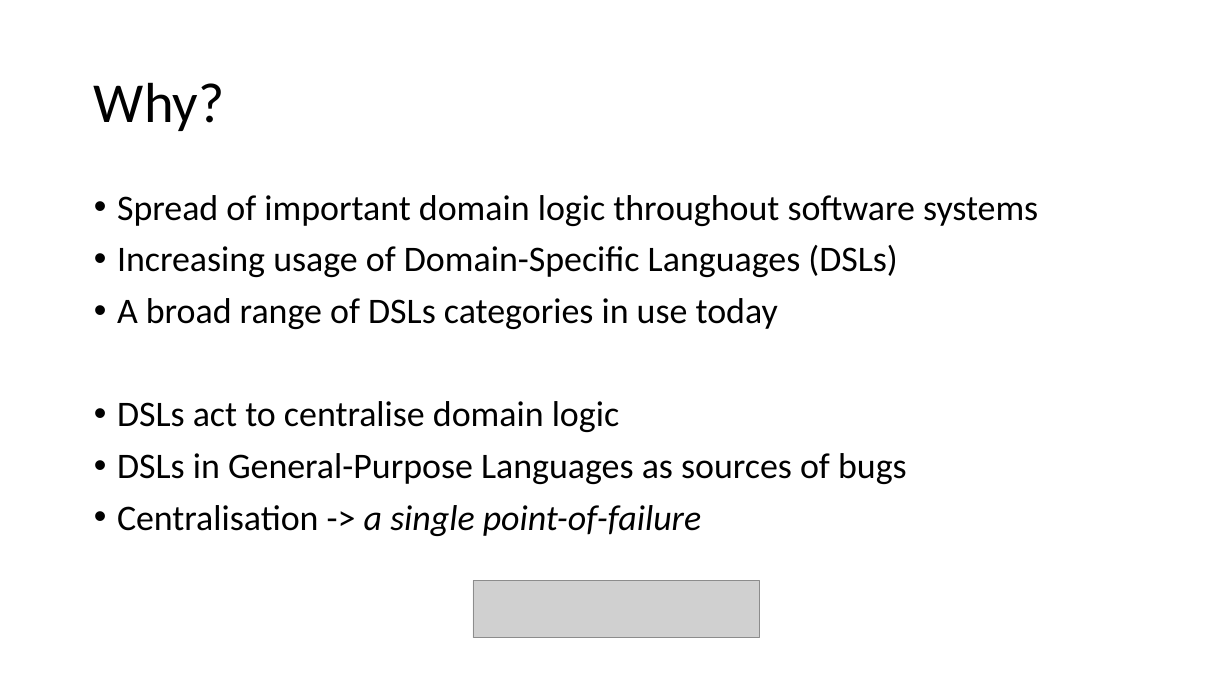
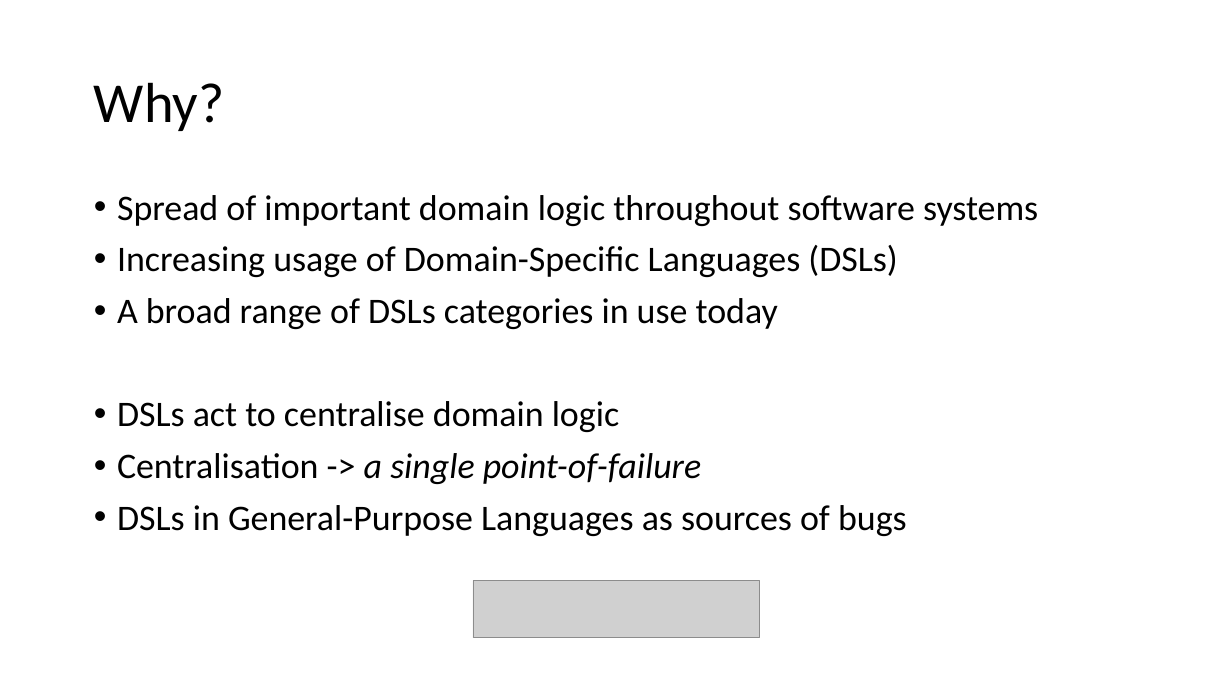
Before and after one commit to iamrecursion/absol, a slide deck: slide 2 of doc/demonstration_of_progress/ABSOL.pptx. Drawn at 1232x693 pixels with LibreOffice and Linux fonts; fonts in the diff are those of the drawing; grey boxes stand for pictures; background and template pictures are left out. Boxes give left, top, right and bottom in pixels: in the first picture for what was removed or moved away, otherwise in the second. Text is boxed around its words. In the diff, an @@ line names an element or a change of style, - is before the commit and + after.

```diff
--- a/doc/demonstration_of_progress/ABSOL.pptx
+++ b/doc/demonstration_of_progress/ABSOL.pptx
@@ text at box(117, 453, 701, 484): paragraph added @@
+• Centralisation -> a single point-of-failure
@@ text at box(117, 505, 701, 536): paragraph removed @@
-• Centralisation -> a single point-of-failure
```
Also in this commit, not shown: 2 other slides changed, 12 slides added, 3 other files.
